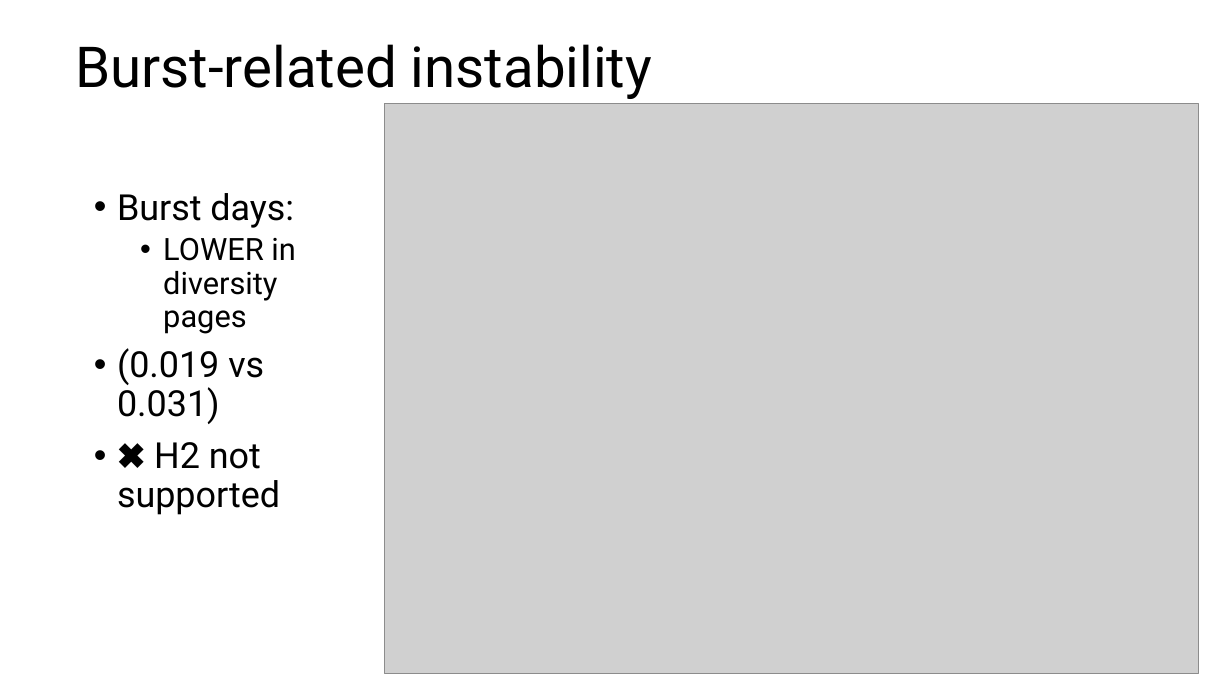
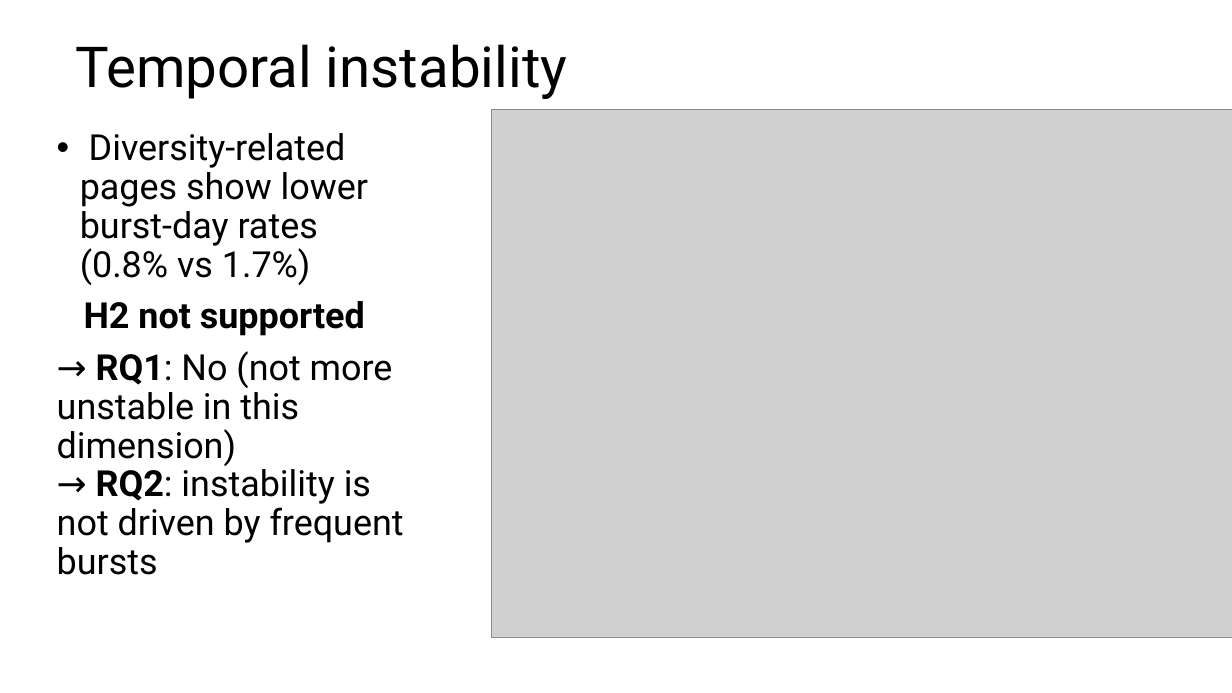
Before and after one commit to anjuyamada/wiki-assignment, a slide deck: slide 13 of Presentation Slide.pptx. Drawn at 1232x693 pixels with LibreOffice and Linux fonts; fonts in the diff are those of the drawing; grey boxes stand for pictures. Boxes give left, top, right and bottom in pixels: in the first picture for what was removed or moved away, otherwise in the second. Text is boxed around its words. In the diff, an @@ line names an element or a change of style, - is before the commit and + after.

```diff
--- a/Presentation Slide.pptx
+++ b/Presentation Slide.pptx
@@ title at [75, 44, 567, 99]: text changed @@
-Burst-related instability
+Temporal instability
@@ picture: place and size @@
-picture at [384, 104, 1198, 673]
+picture at [492, 109, 1232, 637]
@@ text at [57, 133, 404, 575]: text changed @@
-• Burst days:
-  • LOWER in diversity pages
-• (0.019 vs 0.031)
-• ✖ H2 not supported
+• Diversity-related pages show lower burst-day rates
+  (0.8% vs 1.7%)
+H2 not supported
+→ RQ1: No (not more unstable in this dimension)
+→ RQ2: instability is not driven by frequent bursts
```
Also in this commit, not shown: 10 other slides changed, 1 slide added, 2 slides removed, 5 other files.
